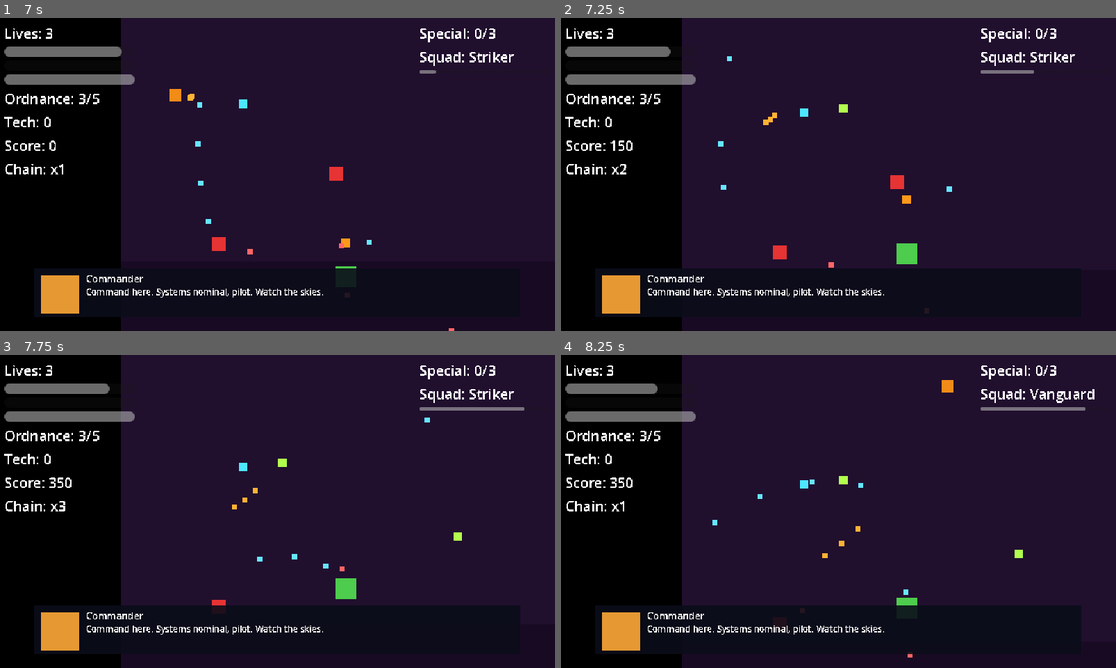
Above: before the commit, frames 1-4 (two rows, left to right).
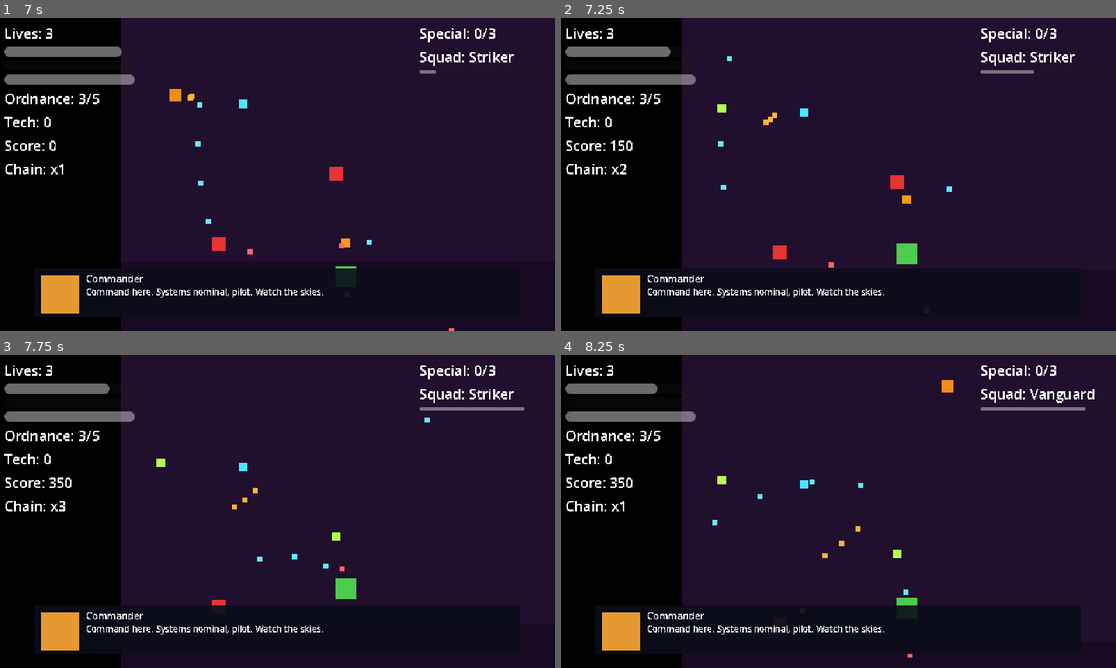
Above: after the commit, the same moments.

Repository: Funfetsunk/terra-intercept
Game: Godot game, scene res://scenes/levels/test_range.tscn
Two runs of this game, one before a commit and one after it. Both use one fixed random seed, a clock stepped at 60 frames per second and the inputs below. This scene is started directly instead of the project's main scene.
Inputs (mouse positions are in pixels of both pictures, inside the frame that each line leads up to):
- Up to frame 1 (7 s): tap Enter (ui_accept) at 0.5, 0.77, 3.77, 6.77 s; move the mouse to (399, 158) at 0.52 s; hold D (p1_move_right) 0.53-1.25 s; click (399, 158) at 0.6 s; drag from (166, 190) to (344, 277) at 1.27 s; move the mouse to (333, 105) at 2.02 s; hold D (p1_move_right) 2.03-2.75 s; hold Space (p1_ordnance) 2.03-2.75 s; click (333, 105) at 2.17 s; drag from (249, 237) to (216, 96) at 2.77 s; move the mouse to (444, 221) at 3.52 s; hold A (p1_move_left) 3.53-4.25 s; tap E (p1_squad_next) at 3.6 s; click (444, 221) at 3.67 s; drag from (111, 127) to (333, 77) at 4.27 s; move the mouse to (305, 174) at 5.02 s; hold S (p1_move_down) 5.03-5.75 s; click (305, 174) at 5.1 s; drag from (194, 96) to (166, 190) at 5.77 s; move the mouse to (399, 158) at 6.52 s; hold W (p1_move_up) from 6.53 s (still down); hold Space (p1_ordnance) from 6.53 s (still down); click (399, 158) at 6.67 s
- Up to frame 2 (7.25 s): keep holding W (p1_move_up); keep holding Space (p1_ordnance)
- Up to frame 3 (7.75 s): release W (p1_move_up) at 7.25 s; release Space (p1_ordnance) at 7.25 s; drag from (166, 527) to (283, 445) at 7.27 s
- Up to frame 4 (8.25 s): move the mouse to (894, 442) at 8.02 s; hold S (p1_move_down) from 8.03 s (still down); tap E (p1_squad_next) at 8.1 s; click (894, 442) at 8.17 s

Frame 1 is identical in both runs. In frame 2, less than 0.1% of the frame differs, in the area x 28-52%, y 27-31%; in frame 3, 0.2%, in the area x 28-84%, y 33-60%; in frame 4, 0.2%.

Commit message:
Add Thames run content: lander pod enemy, 3.5min of spawns
Milestone 2b task 4. New lander pod enemy type (scripts/enemies/lander_pod.gd)
- falls in like other enemies but stops at a fixed land_y, waits
unfold_delay, swaps to an "active" colour, and only then starts firing
its turret pattern, matching "crash-lands ... and unfolds into a gun
emplacement." Tankier than drone/swarmer (hull 3, more alien tech on
death) since it's meant to be a standing target rather than a
fly-through.

Retuned the boss marker (180 -> 270) so the Thames run is a real 3.5
minutes between the thames_run and boss markers, per "about 3-4
minutes." Added 21 spawn entries spanning that window (drone/swarmer/
lander pod plus three pickups) at the mission's normal difficulty -
not the tutorial-tuned variants, since "gentle" here means the opening
mission's baseline, not the tutorial's deliberately-trivial pace.
Placeholder pacing (~one threat every 10-13s), easy to retune later.

Found and fixed a third instance of the double-offset spawn-position
bug (same root cause as the EnemySpawner/TutorialSequencer one from
the screen-layout task): EnemyBase._die() set global_position on its
alien-tech-drop instance before the deferred add_child parented it
under the now-offset PlayfieldRoot, so tech drops landed away from
where the enemy actually died. Fixed with the same to_local() pattern.
Grepped for every remaining call_deferred("add_child", ...) site to
confirm none of the others had it.

Verified end-to-end via the skip-tutorial entry point: all 25 spawn
entries load with correct timing/positions, a lander pod visibly falls,
lands exactly at land_y, unfolds, changes colour and starts firing (not
before), killing it drops the correct score and alien tech at its exact
death position, and the spawn list is fully exhausted by the boss
marker with no entries left over.

Co-Authored-By: Claude Sonnet 5 <noreply@anthropic.com>
Claude-Session: https://claude.ai/code/session_01Nh3aPMJzmkSArqwMqRdZHh

Diff:
--- /dev/null
+++ b/data/enemies/lander_pod_data.tres
@@ -0,0 +1,14 @@
+[gd_resource type="Resource" script_class="EnemyData" load_steps=3 format=3]
+
+[ext_resource type="Script" path="res://scripts/resources/enemy_data.gd" id="1"]
+[ext_resource type="Resource" path="res://data/patterns/lander_pod_pattern.tres" id="2"]
+
+[resource]
+script = ExtResource("1")
+enemy_name = "Lander Pod"
+move_speed = 0.0
+hull_max = 3.0
+hitbox_radius = 10.0
+pattern = ExtResource("2")
+score_value = 200
+alien_tech_drop = 2
--- a/data/missions/london_mission.tres
+++ b/data/missions/london_mission.tres
@@ -17,12 +17,33 @@
 [ext_resource type="Resource" uid="uid://d2kthtxp5ip1e" path="res://data/missions/london_spawn_tutorial_swarmer_01.tres" id="12"]
 [ext_resource type="Script" uid="uid://dlbnckac0upbn" path="res://scripts/resources/tutorial_beat.gd" id="12_gauyo"]
 [ext_resource type="Resource" uid="uid://cacrdpq700m2u" path="res://data/missions/london_spawn_tutorial_drone_03.tres" id="13"]
+[ext_resource type="Resource" path="res://data/missions/london_thames_spawn_01_drone.tres" id="14"]
+[ext_resource type="Resource" path="res://data/missions/london_thames_spawn_02_drone.tres" id="15"]
+[ext_resource type="Resource" path="res://data/missions/london_thames_spawn_03_swarmer.tres" id="16"]
+[ext_resource type="Resource" path="res://data/missions/london_thames_spawn_04_pickup_weapon.tres" id="17"]
+[ext_resource type="Resource" path="res://data/missions/london_thames_spawn_05_lander_pod.tres" id="18"]
+[ext_resource type="Resource" path="res://data/missions/london_thames_spawn_06_drone.tres" id="19"]
+[ext_resource type="Resource" path="res://data/missions/london_thames_spawn_07_swarmer.tres" id="20"]
+[ext_resource type="Resource" path="res://data/missions/london_thames_spawn_08_drone.tres" id="21"]
+[ext_resource type="Resource" path="res://data/missions/london_thames_spawn_09_pickup_hull.tres" id="22"]
+[ext_resource type="Resource" path="res://data/missions/london_thames_spawn_10_lander_pod.tres" id="23"]
+[ext_resource type="Resource" path="res://data/missions/london_thames_spawn_11_swarmer.tres" id="24"]
+[ext_resource type="Resource" path="res://data/missions/london_thames_spawn_12_drone.tres" id="25"]
+[ext_resource type="Resource" path="res://data/missions/london_thames_spawn_13_drone.tres" id="26"]
+[ext_resource type="Resource" path="res://data/missions/london_thames_spawn_14_pickup_special.tres" id="27"]
+[ext_resource type="Resource" path="res://data/missions/london_thames_spawn_15_lander_pod.tres" id="28"]
+[ext_resource type="Resource" path="res://data/missions/london_thames_spawn_16_swarmer.tres" id="29"]
+[ext_resource type="Resource" path="res://data/missions/london_thames_spawn_17_swarmer.tres" id="30"]
+[ext_resource type="Resource" path="res://data/missions/london_thames_spawn_18_drone.tres" id="31"]
+[ext_resource type="Resource" path="res://data/missions/london_thames_spawn_19_pickup_weapon.tres" id="32"]
+[ext_resource type="Resource" path="res://data/missions/london_thames_spawn_20_drone.tres" id="33"]
+[ext_resource type="Resource" path="res://data/missions/london_thames_spawn_21_swarmer.tres" id="34"]
 
 [resource]
 script = ExtResource("1")
 mission_name = "London"
 background_scroll_speed = 40.0
-spawn_entries = Array[ExtResource("7_xwqmn")]([ExtResource("10"), ExtResource("11"), ExtResource("12"), ExtResource("13")])
+spawn_entries = Array[ExtResource("7_xwqmn")]([ExtResource("10"), ExtResource("11"), ExtResource("12"), ExtResource("13"), ExtResource("14"), ExtResource("15"), ExtResource("16"), ExtResource("17"), ExtResource("18"), ExtResource("19"), ExtResource("20"), ExtResource("21"), ExtResource("22"), ExtResource("23"), ExtResource("24"), ExtResource("25"), ExtResource("26"), ExtResource("27"), ExtResource("28"), ExtResource("29"), ExtResource("30"), ExtResource("31"), ExtResource("32"), ExtResource("33"), ExtResource("34")])
 section_markers = Array[ExtResource("3_76mkl")]([ExtResource("2"), ExtResource("3"), ExtResource("4")])
 tutorial_beats = Array[ExtResource("12_gauyo")]([ExtResource("5"), ExtResource("6"), ExtResource("7"), ExtResource("8"), ExtResource("9")])
 squad_radio_text_format = "%s here. Cycle squad with Q/E (or LB/RB), then fire with right click (or RT)."
--- a/data/missions/london_section_boss.tres
+++ b/data/missions/london_section_boss.tres
@@ -1,8 +1,8 @@
-[gd_resource type="Resource" script_class="MissionSectionMarker" format=3]
+[gd_resource type="Resource" script_class="MissionSectionMarker" format=3 uid="uid://dk10fmr685coj"]
 
-[ext_resource type="Script" path="res://scripts/resources/mission_section_marker.gd" id="1"]
+[ext_resource type="Script" uid="uid://c03u7v4p7yrx6" path="res://scripts/resources/mission_section_marker.gd" id="1"]
 
 [resource]
 script = ExtResource("1")
 section_name = "boss"
-start_time = 180.0
+start_time = 270.0
--- /dev/null
+++ b/data/missions/london_thames_spawn_01_drone.tres
@@ -0,0 +1,10 @@
+[gd_resource type="Resource" script_class="SpawnEntry" format=3]
+
+[ext_resource type="Script" path="res://scripts/resources/spawn_entry.gd" id="1"]
+[ext_resource type="PackedScene" path="res://scenes/enemies/drone.tscn" id="2"]
+
+[resource]
+script = ExtResource("1")
+scene = ExtResource("2")
+spawn_time = 64.0
+spawn_position_relative = Vector2(0.25, 0.0556)
--- /dev/null
+++ b/data/missions/london_thames_spawn_02_drone.tres
@@ -0,0 +1,10 @@
+[gd_resource type="Resource" script_class="SpawnEntry" format=3]
+
+[ext_resource type="Script" path="res://scripts/resources/spawn_entry.gd" id="1"]
+[ext_resource type="PackedScene" path="res://scenes/enemies/drone.tscn" id="2"]
+
+[resource]
+script = ExtResource("1")
+scene = ExtResource("2")
+spawn_time = 76.0
+spawn_position_relative = Vector2(0.75, 0.0556)
--- /dev/null
+++ b/data/missions/london_thames_spawn_03_swarmer.tres
@@ -0,0 +1,10 @@
+[gd_resource type="Resource" script_class="SpawnEntry" format=3]
+
+[ext_resource type="Script" path="res://scripts/resources/spawn_entry.gd" id="1"]
+[ext_resource type="PackedScene" path="res://scenes/enemies/swarmer.tscn" id="2"]
+
+[resource]
+script = ExtResource("1")
+scene = ExtResource("2")
+spawn_time = 90.0
+spawn_position_relative = Vector2(0.5, 0.0556)
--- /dev/null
+++ b/data/missions/london_thames_spawn_04_pickup_weapon.tres
@@ -0,0 +1,10 @@
+[gd_resource type="Resource" script_class="SpawnEntry" format=3]
+
+[ext_resource type="Script" path="res://scripts/resources/spawn_entry.gd" id="1"]
+[ext_resource type="PackedScene" path="res://scenes/pickups/weapon_pickup.tscn" id="2"]
+
+[resource]
+script = ExtResource("1")
+scene = ExtResource("2")
+spawn_time = 100.0
+spawn_position_relative = Vector2(0.5, 0.0556)
--- /dev/null
+++ b/data/missions/london_thames_spawn_05_lander_pod.tres
@@ -0,0 +1,10 @@
+[gd_resource type="Resource" script_class="SpawnEntry" format=3]
+
+[ext_resource type="Script" path="res://scripts/resources/spawn_entry.gd" id="1"]
+[ext_resource type="PackedScene" path="res://scenes/enemies/lander_pod.tscn" id="2"]
+
+[resource]
+script = ExtResource("1")
+scene = ExtResource("2")
+spawn_time = 112.0
+spawn_position_relative = Vector2(0.2, 0.0556)
--- /dev/null
+++ b/data/missions/london_thames_spawn_06_drone.tres
@@ -0,0 +1,10 @@
+[gd_resource type="Resource" script_class="SpawnEntry" format=3]
+
+[ext_resource type="Script" path="res://scripts/resources/spawn_entry.gd" id="1"]
+[ext_resource type="PackedScene" path="res://scenes/enemies/drone.tscn" id="2"]
+
+[resource]
+script = ExtResource("1")
+scene = ExtResource("2")
+spawn_time = 124.0
+spawn_position_relative = Vector2(0.6, 0.0556)
--- /dev/null
+++ b/data/missions/london_thames_spawn_07_swarmer.tres
@@ -0,0 +1,10 @@
+[gd_resource type="Resource" script_class="SpawnEntry" format=3]
+
+[ext_resource type="Script" path="res://scripts/resources/spawn_entry.gd" id="1"]
+[ext_resource type="PackedScene" path="res://scenes/enemies/swarmer.tscn" id="2"]
+
+[resource]
+script = ExtResource("1")
+scene = ExtResource("2")
+spawn_time = 136.0
+spawn_position_relative = Vector2(0.35, 0.0556)
--- /dev/null
+++ b/data/missions/london_thames_spawn_08_drone.tres
@@ -0,0 +1,10 @@
+[gd_resource type="Resource" script_class="SpawnEntry" format=3]
+
+[ext_resource type="Script" path="res://scripts/resources/spawn_entry.gd" id="1"]
+[ext_resource type="PackedScene" path="res://scenes/enemies/drone.tscn" id="2"]
+
+[resource]
+script = ExtResource("1")
+scene = ExtResource("2")
+spawn_time = 148.0
+spawn_position_relative = Vector2(0.8, 0.0556)
--- /dev/null
+++ b/data/missions/london_thames_spawn_09_pickup_hull.tres
@@ -0,0 +1,10 @@
+[gd_resource type="Resource" script_class="SpawnEntry" format=3]
+
+[ext_resource type="Script" path="res://scripts/resources/spawn_entry.gd" id="1"]
+[ext_resource type="PackedScene" path="res://scenes/pickups/hull_repair_pickup.tscn" id="2"]
+
+[resource]
+script = ExtResource("1")
+scene = ExtResource("2")
+spawn_time = 158.0
+spawn_position_relative = Vector2(0.5, 0.0556)
--- /dev/null
+++ b/data/missions/london_thames_spawn_10_lander_pod.tres
@@ -0,0 +1,10 @@
+[gd_resource type="Resource" script_class="SpawnEntry" format=3]
+
+[ext_resource type="Script" path="res://scripts/resources/spawn_entry.gd" id="1"]
+[ext_resource type="PackedScene" path="res://scenes/enemies/lander_pod.tscn" id="2"]
+
+[resource]
+script = ExtResource("1")
+scene = ExtResource("2")
+spawn_time = 170.0
+spawn_position_relative = Vector2(0.75, 0.0556)
--- /dev/null
+++ b/data/missions/london_thames_spawn_11_swarmer.tres
@@ -0,0 +1,10 @@
+[gd_resource type="Resource" script_class="SpawnEntry" format=3]
+
+[ext_resource type="Script" path="res://scripts/resources/spawn_entry.gd" id="1"]
+[ext_resource type="PackedScene" path="res://scenes/enemies/swarmer.tscn" id="2"]
+
+[resource]
+script = ExtResource("1")
+scene = ExtResource("2")
+spawn_time = 182.0
+spawn_position_relative = Vector2(0.5, 0.0556)
--- /dev/null
+++ b/data/missions/london_thames_spawn_12_drone.tres
@@ -0,0 +1,10 @@
+[gd_resource type="Resource" script_class="SpawnEntry" format=3]
+
+[ext_resource type="Script" path="res://scripts/resources/spawn_entry.gd" id="1"]
+[ext_resource type="PackedScene" path="res://scenes/enemies/drone.tscn" id="2"]
+
+[resource]
+script = ExtResource("1")
+scene = ExtResource("2")
+spawn_time = 192.0
+spawn_position_relative = Vector2(0.25, 0.0556)
--- /dev/null
+++ b/data/missions/london_thames_spawn_13_drone.tres
@@ -0,0 +1,10 @@
+[gd_resource type="Resource" script_class="SpawnEntry" format=3]
+
+[ext_resource type="Script" path="res://scripts/resources/spawn_entry.gd" id="1"]
+[ext_resource type="PackedScene" path="res://scenes/enemies/drone.tscn" id="2"]
+
+[resource]
+script = ExtResource("1")
+scene = ExtResource("2")
+spawn_time = 192.0
+spawn_position_relative = Vector2(0.7, 0.0556)
--- /dev/null
+++ b/data/missions/london_thames_spawn_14_pickup_special.tres
@@ -0,0 +1,10 @@
+[gd_resource type="Resource" script_class="SpawnEntry" format=3]
+
+[ext_resource type="Script" path="res://scripts/resources/spawn_entry.gd" id="1"]
+[ext_resource type="PackedScene" path="res://scenes/pickups/special_charge_pickup.tscn" id="2"]
+
+[resource]
+script = ExtResource("1")
+scene = ExtResource("2")
+spawn_time = 206.0
+spawn_position_relative = Vector2(0.5, 0.0556)
--- /dev/null
+++ b/data/missions/london_thames_spawn_15_lander_pod.tres
@@ -0,0 +1,10 @@
+[gd_resource type="Resource" script_class="SpawnEntry" format=3]
+
+[ext_resource type="Script" path="res://scripts/resources/spawn_entry.gd" id="1"]
+[ext_resource type="PackedScene" path="res://scenes/enemies/lander_pod.tscn" id="2"]
+
+[resource]
+script = ExtResource("1")
+scene = ExtResource("2")
+spawn_time = 216.0
+spawn_position_relative = Vector2(0.5, 0.0556)
--- /dev/null
+++ b/data/missions/london_thames_spawn_16_swarmer.tres
@@ -0,0 +1,10 @@
+[gd_resource type="Resource" script_class="SpawnEntry" format=3]
+
+[ext_resource type="Script" path="res://scripts/resources/spawn_entry.gd" id="1"]
+[ext_resource type="PackedScene" path="res://scenes/enemies/swarmer.tscn" id="2"]
+
+[resource]
+script = ExtResource("1")
+scene = ExtResource("2")
+spawn_time = 228.0
+spawn_position_relative = Vector2(0.3, 0.0556)
--- /dev/null
+++ b/data/missions/london_thames_spawn_17_swarmer.tres
@@ -0,0 +1,10 @@
+[gd_resource type="Resource" script_class="SpawnEntry" format=3]
+
+[ext_resource type="Script" path="res://scripts/resources/spawn_entry.gd" id="1"]
+[ext_resource type="PackedScene" path="res://scenes/enemies/swarmer.tscn" id="2"]
+
+[resource]
+script = ExtResource("1")
+scene = ExtResource("2")
+spawn_time = 228.0
+spawn_position_relative = Vector2(0.65, 0.0556)
--- /dev/null
+++ b/data/missions/london_thames_spawn_18_drone.tres
@@ -0,0 +1,10 @@
+[gd_resource type="Resource" script_class="SpawnEntry" format=3]
+
+[ext_resource type="Script" path="res://scripts/resources/spawn_entry.gd" id="1"]
+[ext_resource type="PackedScene" path="res://scenes/enemies/drone.tscn" id="2"]
+
+[resource]
+script = ExtResource("1")
+scene = ExtResource("2")
+spawn_time = 242.0
+spawn_position_relative = Vector2(0.5, 0.0556)
--- /dev/null
+++ b/data/missions/london_thames_spawn_19_pickup_weapon.tres
@@ -0,0 +1,10 @@
+[gd_resource type="Resource" script_class="SpawnEntry" format=3]
+
+[ext_resource type="Script" path="res://scripts/resources/spawn_entry.gd" id="1"]
+[ext_resource type="PackedScene" path="res://scenes/pickups/weapon_pickup.tscn" id="2"]
+
+[resource]
+script = ExtResource("1")
+scene = ExtResource("2")
+spawn_time = 254.0
+spawn_position_relative = Vector2(0.5, 0.0556)
--- /dev/null
+++ b/data/missions/london_thames_spawn_20_drone.tres
@@ -0,0 +1,10 @@
+[gd_resource type="Resource" script_class="SpawnEntry" format=3]
+
+[ext_resource type="Script" path="res://scripts/resources/spawn_entry.gd" id="1"]
+[ext_resource type="PackedScene" path="res://scenes/enemies/drone.tscn" id="2"]
+
+[resource]
+script = ExtResource("1")
+scene = ExtResource("2")
+spawn_time = 262.0
+spawn_position_relative = Vector2(0.3, 0.0556)
--- /dev/null
+++ b/data/missions/london_thames_spawn_21_swarmer.tres
@@ -0,0 +1,10 @@
+[gd_resource type="Resource" script_class="SpawnEntry" format=3]
+
+[ext_resource type="Script" path="res://scripts/resources/spawn_entry.gd" id="1"]
+[ext_resource type="PackedScene" path="res://scenes/enemies/swarmer.tscn" id="2"]
+
+[resource]
+script = ExtResource("1")
+scene = ExtResource("2")
+spawn_time = 262.0
+spawn_position_relative = Vector2(0.7, 0.0556)
--- /dev/null
+++ b/data/patterns/lander_pod_pattern.tres
@@ -0,0 +1,20 @@
+[gd_resource type="Resource" script_class="BulletPatternData" load_steps=2 format=3]
+
+[ext_resource type="Script" path="res://scripts/resources/bullet_pattern_data.gd" id="1"]
+
+[resource]
+script = ExtResource("1")
+pattern_name = "Lander Pod Turret"
+burst_size = 1
+angle_spread_degrees = 0.0
+burst_interval = 1.2
+rotation_per_burst_degrees = 0.0
+aim_at_player = true
+fixed_angle_degrees = 90.0
+jitter_degrees = 0.0
+rng_seed = 3
+bullet_speed = 100.0
+bullet_radius = 3.0
+bullet_color = Color(1, 0.5, 0.2, 1)
+bullet_damage = 1.0
+bullet_lifetime = 4.5
--- /dev/null
+++ b/scenes/enemies/lander_pod.tscn
@@ -0,0 +1,25 @@
+[gd_scene format=3 uid="uid://csyyh0yeb3u8t"]
+
+[ext_resource type="Script" uid="uid://ca133bydqrwd" path="res://scripts/enemies/lander_pod.gd" id="1_7trrj"]
+[ext_resource type="Resource" path="res://data/enemies/lander_pod_data.tres" id="2_632sa"]
+
+[sub_resource type="CircleShape2D" id="CircleShape2D_jgvt8"]
+
+[node name="LanderPod" type="Node2D" unique_id=2076714820]
+script = ExtResource("1_7trrj")
+data = ExtResource("2_632sa")
+
+[node name="Sprite" type="ColorRect" parent="." unique_id=430328937]
+offset_left = -10.0
+offset_top = -10.0
+offset_right = 10.0
+offset_bottom = 10.0
+mouse_filter = 2
+color = Color(0.4, 0.4, 0.42, 1)
+
+[node name="Hitbox" type="Area2D" parent="." unique_id=1224992950]
+collision_layer = 4
+collision_mask = 0
+
+[node name="CollisionShape2D" type="CollisionShape2D" parent="Hitbox" unique_id=1650181556]
+shape = SubResource("CircleShape2D_jgvt8")
--- a/scripts/enemies/enemy_base.gd
+++ b/scripts/enemies/enemy_base.gd
@@ -77,8 +77,8 @@
 	get_node("/root/GameState").register_kill(data.score_value)
 	if data.alien_tech_drop > 0:
 		var drop: Node2D = ALIEN_TECH_DROP_SCENE.instantiate()
+		drop.position = get_parent().to_local(global_position)
 		get_parent().call_deferred("add_child", drop)
-		drop.global_position = global_position
 		(drop as AlienTechDrop).amount = data.alien_tech_drop
 	queue_free()
 
--- /dev/null
+++ b/scripts/enemies/lander_pod.gd
@@ -0,0 +1,28 @@
+extends EnemyBase
+
+@export var fall_speed: float = 30.0
+@export var land_y: float = 160.0
+@export var unfold_delay: float = 0.6
+@export var active_color: Color = Color(0.9, 0.3, 0.15, 1.0)
+
+enum _State { FALLING, UNFOLDING, ACTIVE }
+var _state: _State = _State.FALLING
+var _unfold_timer: float = 0.0
+
+func _process_movement(delta: float) -> void:
+	if _state == _State.FALLING:
+		global_position.y += fall_speed * delta
+		if global_position.y >= land_y:
+			global_position.y = land_y
+			_state = _State.UNFOLDING
+			_unfold_timer = unfold_delay
+	elif _state == _State.UNFOLDING:
+		_unfold_timer -= delta
+		if _unfold_timer <= 0.0:
+			_state = _State.ACTIVE
+			$Sprite.color = active_color
+
+func _process_pattern(delta: float) -> void:
+	if _state != _State.ACTIVE:
+		return
+	super._process_pattern(delta)
Not shown, added: scripts/enemies/lander_pod.gd.uid
